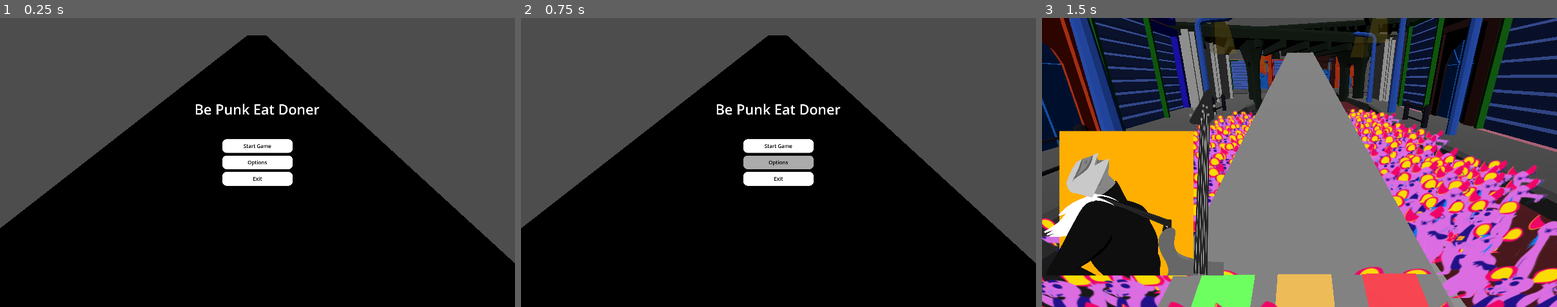
Above: before the commit, frames 1-3 (left to right).
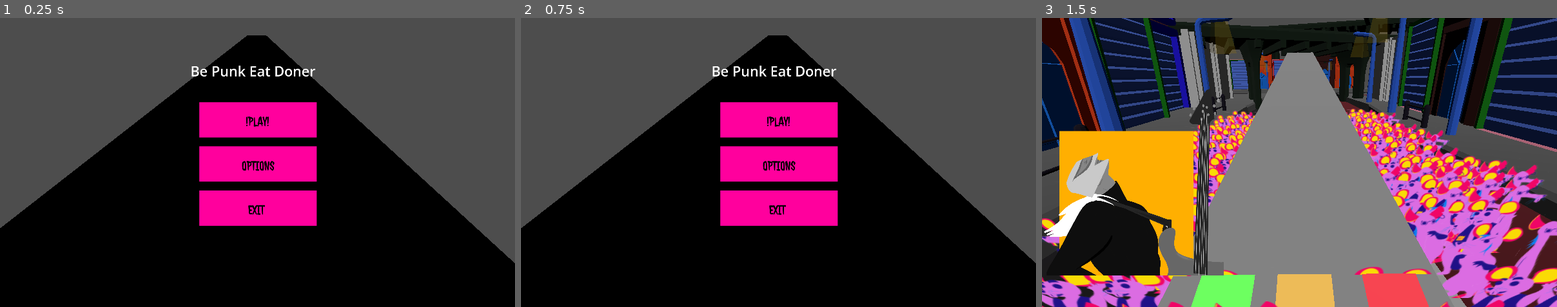
Above: after the commit, the same moments.

Repository: novadragonDOTspace/BePunkEatDoener
Game: Godot game, scene res://Scenes/main_menu.tscn
The game is run twice, just before and just after one commit, with the same random seed, the same clock (stepped at 60 frames per second) and the same inputs. Sound files missing from this copy of the repository are replaced by a short silence.
Inputs (mouse positions are in pixels of both pictures, inside the frame that each line leads up to; where the layout moved, square brackets give the same spot in the first picture):
- Up to frame 1 (0.25 s): no input
- Up to frame 2 (0.75 s): click (778, 162) at 0.5 s
- Up to frame 3 (1.5 s): click (1299, 119) [1299, 145] at 1.25 s

The runs differ from the first frame. In frame 1, 9.3% of the frame differs, in the area x 37-63%, y 16-72%; in frame 2, 9.3%; in frame 3, nothing differs.

Commit message:
main menu

Diff:
--- a/Scenes/main_menu.gd
+++ b/Scenes/main_menu.gd
@@ -18,3 +18,8 @@
 
 func _on_exit_pressed() -> void:
 	print("exit pressed")
+	get_tree().quit()
+
+func _notification(what):
+	if what == NOTIFICATION_WM_CLOSE_REQUEST:
+		get_tree().quit()
--- a/Scenes/main_menu.tscn
+++ b/Scenes/main_menu.tscn
@@ -1,39 +1,13 @@
-[gd_scene load_steps=8 format=3 uid="uid://e4c6wtns108"]
+[gd_scene load_steps=10 format=3 uid="uid://e4c6wtns108"]
 
 [ext_resource type="Script" uid="uid://bjrhlsmswmiwy" path="res://Scenes/main_menu.gd" id="1_06t4h"]
-[ext_resource type="PackedScene" uid="uid://cxr7ra2ivbkci" path="res://Scenes/Road.tscn" id="2_48xlc"]
-
-[sub_resource type="StyleBoxFlat" id="StyleBoxFlat_rhts7"]
-bg_color = Color(1, 1, 1, 1)
-corner_radius_top_left = 16
-corner_radius_top_right = 16
-corner_radius_bottom_right = 16
-corner_radius_bottom_left = 16
-shadow_color = Color(0, 0, 0, 0.2)
-shadow_size = 5
-shadow_offset = Vector2(0, 3.41)
-
-[sub_resource type="StyleBoxFlat" id="StyleBoxFlat_06t4h"]
-bg_color = Color(0.23031491, 0.23031494, 0.23031485, 1)
-corner_radius_top_left = 16
-corner_radius_top_right = 16
-corner_radius_bottom_right = 16
-corner_radius_bottom_left = 16
-shadow_color = Color(0, 0, 0, 0.2)
-shadow_size = 5
-shadow_offset = Vector2(0, 3.41)
-
-[sub_resource type="StyleBoxFlat" id="StyleBoxFlat_7vrkn"]
-bg_color = Color(0.6725341, 0.6725341, 0.6725341, 1)
-corner_radius_top_left = 16
-corner_radius_top_right = 16
-corner_radius_bottom_right = 16
-corner_radius_bottom_left = 16
-shadow_color = Color(0, 0, 0, 0.2)
-shadow_size = 5
-shadow_offset = Vector2(0, 3.41)
-
-[sub_resource type="StyleBoxEmpty" id="StyleBoxEmpty_rhts7"]
+[ext_resource type="PackedScene" path="res://Scenes/Road.tscn" id="2_48xlc"]
+[ext_resource type="Texture2D" uid="uid://m7ijjnrpimww" path="res://2D/menu/Group_9.png" id="2_yhxw7"]
+[ext_resource type="Texture2D" uid="uid://ceaiwhnmjs2mr" path="res://2D/menu/Group_6.png" id="3_trj04"]
+[ext_resource type="Texture2D" uid="uid://c2jq1tmrkw1xt" path="res://2D/menu/OPTION1.png" id="4_16hvj"]
+[ext_resource type="Texture2D" uid="uid://dlxu8dt40je1w" path="res://2D/menu/OPTION.png" id="5_vr1f0"]
+[ext_resource type="Texture2D" uid="uid://sw31vda0ja5m" path="res://2D/menu/Group_11.png" id="6_t1dhk"]
+[ext_resource type="Texture2D" uid="uid://5jaowu2xmqnr" path="res://2D/menu/Group_8.png" id="7_5egv6"]
 
 [sub_resource type="SystemFont" id="SystemFont_rhts7"]
 
@@ -42,6 +16,10 @@
 anchors_preset = 15
 anchor_right = 1.0
 anchor_bottom = 1.0
+offset_left = 1.0
+offset_top = 5.0
+offset_right = 1.0
+offset_bottom = 5.0
 grow_horizontal = 2
 grow_vertical = 2
 script = ExtResource("1_06t4h")
@@ -61,47 +39,23 @@
 grow_vertical = 2
 theme_override_constants/separation = 10
 
-[node name="Button" type="Button" parent="VBoxContainer"]
+[node name="Button" type="TextureButton" parent="VBoxContainer"]
 layout_mode = 2
 size_flags_vertical = 3
-theme_override_colors/font_color = Color(0.0093103545, 0.0093103545, 0.0093103545, 1)
-theme_override_colors/font_focus_color = Color(0, 0, 0, 1)
-theme_override_colors/font_pressed_color = Color(0, 0, 0, 1)
-theme_override_colors/font_hover_color = Color(0, 0, 0, 1)
-theme_override_font_sizes/font_size = 19
-theme_override_styles/normal = SubResource("StyleBoxFlat_rhts7")
-theme_override_styles/pressed = SubResource("StyleBoxFlat_06t4h")
-theme_override_styles/hover = SubResource("StyleBoxFlat_7vrkn")
-theme_override_styles/focus = SubResource("StyleBoxEmpty_rhts7")
-text = "Start Game"
+texture_normal = ExtResource("3_trj04")
+texture_pressed = ExtResource("2_yhxw7")
 
-[node name="Button2" type="Button" parent="VBoxContainer"]
+[node name="Button2" type="TextureButton" parent="VBoxContainer"]
 layout_mode = 2
 size_flags_vertical = 3
-theme_override_colors/font_color = Color(0.0093103545, 0.0093103545, 0.0093103545, 1)
-theme_override_colors/font_focus_color = Color(0, 0, 0, 1)
-theme_override_colors/font_pressed_color = Color(0, 0, 0, 1)
-theme_override_colors/font_hover_color = Color(0, 0, 0, 1)
-theme_override_font_sizes/font_size = 19
-theme_override_styles/normal = SubResource("StyleBoxFlat_rhts7")
-theme_override_styles/pressed = SubResource("StyleBoxFlat_06t4h")
-theme_override_styles/hover = SubResource("StyleBoxFlat_7vrkn")
-theme_override_styles/focus = SubResource("StyleBoxEmpty_rhts7")
-text = "Options"
+texture_normal = ExtResource("5_vr1f0")
+texture_pressed = ExtResource("4_16hvj")
 
-[node name="Button3" type="Button" parent="VBoxContainer"]
+[node name="Button3" type="TextureButton" parent="VBoxContainer"]
 layout_mode = 2
 size_flags_vertical = 3
-theme_override_colors/font_color = Color(0.0093103545, 0.0093103545, 0.0093103545, 1)
-theme_override_colors/font_focus_color = Color(0, 0, 0, 1)
-theme_override_colors/font_pressed_color = Color(0, 0, 0, 1)
-theme_override_colors/font_hover_color = Color(0, 0, 0, 1)
-theme_override_font_sizes/font_size = 19
-theme_override_styles/normal = SubResource("StyleBoxFlat_rhts7")
-theme_override_styles/pressed = SubResource("StyleBoxFlat_06t4h")
-theme_override_styles/hover = SubResource("StyleBoxFlat_7vrkn")
-theme_override_styles/focus = SubResource("StyleBoxEmpty_rhts7")
-text = "Exit"
+texture_normal = ExtResource("7_5egv6")
+texture_pressed = ExtResource("6_t1dhk")
 
 [node name="Label" type="Label" parent="."]
 layout_mode = 1
@@ -110,10 +64,10 @@
 anchor_top = 0.5
 anchor_right = 0.5
 anchor_bottom = 0.5
-offset_left = -235.0
-offset_top = -256.0
-offset_right = 232.0
-offset_bottom = -141.0
+offset_left = -251.0
+offset_top = -404.0
+offset_right = 216.0
+offset_bottom = -289.0
 grow_horizontal = 2
 grow_vertical = 2
 theme_override_fonts/font = SubResource("SystemFont_rhts7")
Binary file added: 2D/menu/Group_10.png
Not shown, added: 2D/menu/Group_10.png.import
Binary file added: 2D/menu/Group_11.png
Not shown, added: 2D/menu/Group_11.png.import
Binary file added: 2D/menu/Group_6.png
Not shown, added: 2D/menu/Group_6.png.import
Binary file added: 2D/menu/Group_7.png
Not shown, added: 2D/menu/Group_7.png.import
Binary file added: 2D/menu/Group_8.png
Not shown, added: 2D/menu/Group_8.png.import
Binary file added: 2D/menu/Group_9.png
Not shown, added: 2D/menu/Group_9.png.import
(and 4 more such lines)
